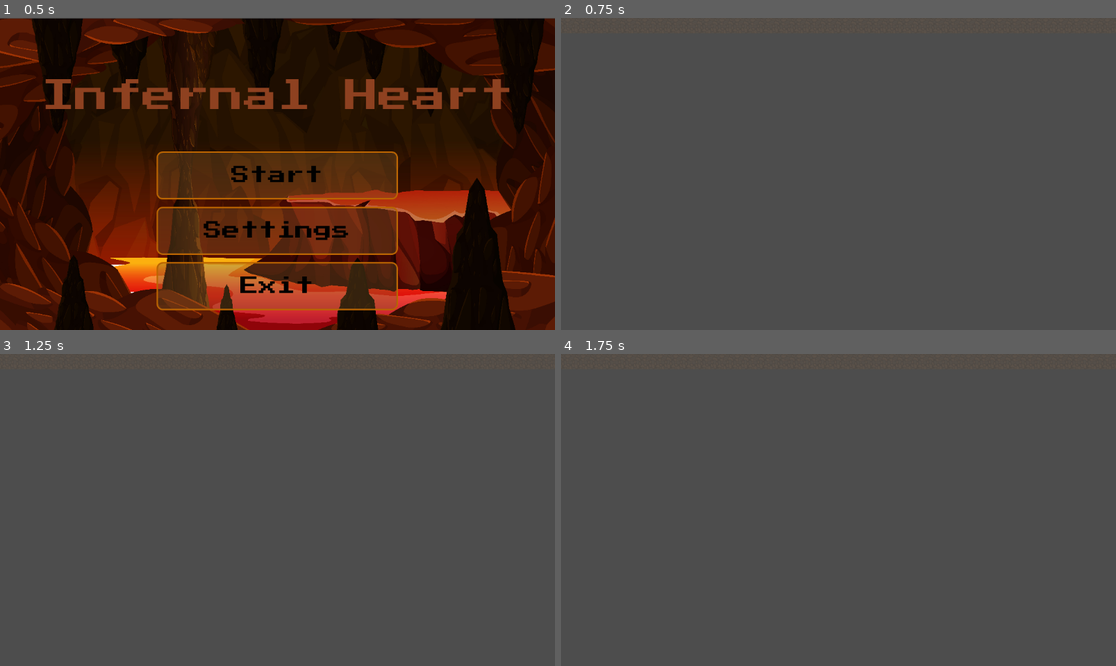
Above: before the commit, frames 1-4 (two rows, left to right).
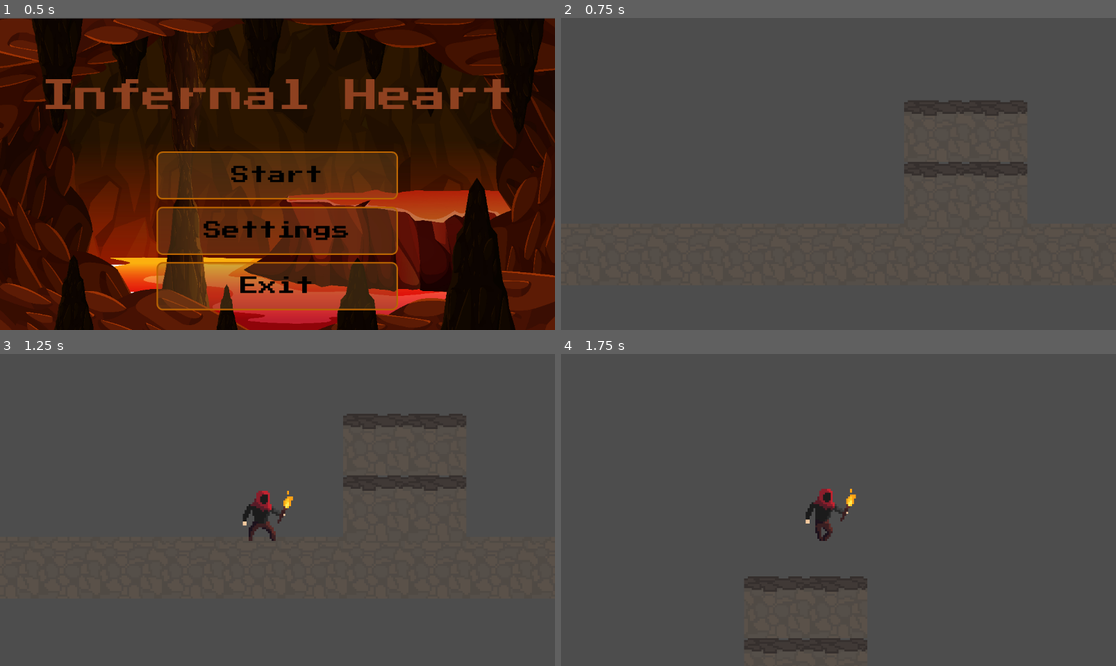
Above: after the commit, the same moments.

Repository: AffanKhan261/Godot_Campfire_Game_Repo
Game: Godot game, scene res://scenes/main_menu.tscn
Two runs of this game, one before a commit and one after it. Both use one fixed random seed, a clock stepped at 60 frames per second and the inputs below.
Inputs:
- Up to frame 1 (0.5 s): no input
- Up to frame 2 (0.75 s): click "Start" at 0.5 s
- Up to frame 3 (1.25 s): no input
- Up to frame 4 (1.75 s): tap Enter at 1.25 s; hold Right (move_right, bound only after the commit) from 1.28 s (still down); tap Space (jump, bound only after the commit) at 1.35, 1.52 s

Frame 1 is identical in both runs. In frame 2, 1.0% of the frame differs, in the area x 61-84%, y 26-52%; in frame 3, 1.6%; in frame 4, 1.6%, in the area x 33-56%, y 43-96%.

Commit message:
init
player

Diff:
--- a/project.godot
+++ b/project.godot
@@ -15,6 +15,28 @@
 config/features=PackedStringArray("4.6", "GL Compatibility")
 config/icon="res://icon.svg"
 
+[input]
+
+move_right={
+"deadzone": 0.2,
+"events": [Object(InputEventKey,"resource_local_to_scene":false,"resource_name":"","device":-1,"window_id":0,"alt_pressed":false,"shift_pressed":false,"ctrl_pressed":false,"meta_pressed":false,"pressed":false,"keycode":0,"physical_keycode":4194321,"key_label":0,"unicode":0,"location":0,"echo":false,"script":null)
+, Object(InputEventKey,"resource_local_to_scene":false,"resource_name":"","device":-1,"window_id":0,"alt_pressed":false,"shift_pressed":false,"ctrl_pressed":false,"meta_pressed":false,"pressed":false,"keycode":0,"physical_keycode":68,"key_label":0,"unicode":100,"location":0,"echo":false,"script":null)
+]
+}
+move_left={
+"deadzone": 0.2,
+"events": [Object(InputEventKey,"resource_local_to_scene":false,"resource_name":"","device":-1,"window_id":0,"alt_pressed":false,"shift_pressed":false,"ctrl_pressed":false,"meta_pressed":false,"pressed":false,"keycode":0,"physical_keycode":4194319,"key_label":0,"unicode":0,"location":0,"echo":false,"script":null)
+, Object(InputEventKey,"resource_local_to_scene":false,"resource_name":"","device":-1,"window_id":0,"alt_pressed":false,"shift_pressed":false,"ctrl_pressed":false,"meta_pressed":false,"pressed":false,"keycode":0,"physical_keycode":65,"key_label":0,"unicode":97,"location":0,"echo":false,"script":null)
+]
+}
+jump={
+"deadzone": 0.2,
+"events": [Object(InputEventKey,"resource_local_to_scene":false,"resource_name":"","device":-1,"window_id":0,"alt_pressed":false,"shift_pressed":false,"ctrl_pressed":false,"meta_pressed":false,"pressed":false,"keycode":0,"physical_keycode":32,"key_label":0,"unicode":32,"location":0,"echo":false,"script":null)
+, Object(InputEventKey,"resource_local_to_scene":false,"resource_name":"","device":-1,"window_id":0,"alt_pressed":false,"shift_pressed":false,"ctrl_pressed":false,"meta_pressed":false,"pressed":false,"keycode":0,"physical_keycode":4194320,"key_label":0,"unicode":0,"location":0,"echo":false,"script":null)
+, Object(InputEventKey,"resource_local_to_scene":false,"resource_name":"","device":-1,"window_id":0,"alt_pressed":false,"shift_pressed":false,"ctrl_pressed":false,"meta_pressed":false,"pressed":false,"keycode":0,"physical_keycode":87,"key_label":0,"unicode":119,"location":0,"echo":false,"script":null)
+]
+}
+
 [physics]
 
 3d/physics_engine="Jolt Physics"
--- a/scenes/level_1.tscn
+++ b/scenes/level_1.tscn
@@ -1,17 +1,23 @@
-[gd_scene format=3 uid="uid://ba8qsewiyulhx"]
+[gd_scene format=3 uid="uid://cx6g721i8viui"]
 
 [ext_resource type="Texture2D" uid="uid://b74m2xcn4mq25" path="res://assets/sprites/Top layer rock.png" id="1_014kd"]
+[ext_resource type="PackedScene" uid="uid://dg7iuundx53kx" path="res://scenes/player.tscn" id="1_bswci"]
 
 [sub_resource type="TileSetAtlasSource" id="TileSetAtlasSource_014kd"]
 texture = ExtResource("1_014kd")
 texture_region_size = Vector2i(32, 32)
 0:0/0 = 0
+0:0/0/physics_layer_0/polygon_0/points = PackedVector2Array(-16, -16, 16, -16, 16, 16, -16, 16)
 1:0/0 = 0
+1:0/0/physics_layer_0/polygon_0/points = PackedVector2Array(-16, -16, 16, -16, 16, 16, -16, 16)
 2:0/0 = 0
+2:0/0/physics_layer_0/polygon_0/points = PackedVector2Array(-16, -16, 16, -16, 16, 16, -16, 16)
 3:0/0 = 0
+3:0/0/physics_layer_0/polygon_0/points = PackedVector2Array(-16, -16, 16, -16, 16, 16, -16, 16)
 
 [sub_resource type="TileSet" id="TileSet_bswci"]
 tile_size = Vector2i(32, 32)
+physics_layer_0/collision_layer = 1
 sources/0 = SubResource("TileSetAtlasSource_014kd")
 
 [node name="level1" type="Node2D" unique_id=1894671635]
@@ -20,3 +26,9 @@
 tile_set = SubResource("TileSet_bswci")
 format = 2
 layer_0/tile_data = PackedInt32Array(65528, 0, 0, 65529, 0, 0, 65530, 0, 0, 65531, 0, 0, 65532, 0, 0, 65533, 0, 0, 6553 …(5619 unchanged characters)…
+
+[node name="Player" parent="." unique_id=1189760568 instance=ExtResource("1_bswci")]
+position = Vector2(-66, -38)
+
+[node name="Camera2D" type="Camera2D" parent="Player" unique_id=114658129]
+zoom = Vector2(4, 4)
--- a/scenes/player.tscn
+++ b/scenes/player.tscn
@@ -1,6 +1,8 @@
 [gd_scene format=3 uid="uid://dg7iuundx53kx"]
 
 [ext_resource type="Texture2D" uid="uid://fg4sdi4fp4x6" path="res://assets/Cave Explorer (Animated Pixel Art)/Animation Sprite Sheets (PNG)/IdleCaveExplorer-Sheet.png" id="1_3vyb7"]
+[ext_resource type="Script" uid="uid://cgahimwpsj87h" path="res://scripts/player.gd" id="1_g2els"]
+[ext_resource type="Texture2D" uid="uid://ddrf2e6hhcs00" path="res://assets/Cave Explorer (Animated Pixel Art)/Animation Sprite Sheets (PNG)/WalkingCaveExplorer-Sheet.png" id="3_qhqgy"]
 
 [sub_resource type="AtlasTexture" id="AtlasTexture_g2els"]
 atlas = ExtResource("1_3vyb7")
@@ -42,6 +44,42 @@
 atlas = ExtResource("1_3vyb7")
 region = Rect2(432, 0, 48, 32)
 
+[sub_resource type="AtlasTexture" id="AtlasTexture_3v2ag"]
+atlas = ExtResource("3_qhqgy")
+region = Rect2(0, 0, 48, 32)
+
+[sub_resource type="AtlasTexture" id="AtlasTexture_jej6c"]
+atlas = ExtResource("3_qhqgy")
+region = Rect2(48, 0, 48, 32)
+
+[sub_resource type="AtlasTexture" id="AtlasTexture_f1ej7"]
+atlas = ExtResource("3_qhqgy")
+region = Rect2(96, 0, 48, 32)
+
+[sub_resource type="AtlasTexture" id="AtlasTexture_oprun"]
+atlas = ExtResource("3_qhqgy")
+region = Rect2(144, 0, 48, 32)
+
+[sub_resource type="AtlasTexture" id="AtlasTexture_a8ls1"]
+atlas = ExtResource("3_qhqgy")
+region = Rect2(192, 0, 48, 32)
+
+[sub_resource type="AtlasTexture" id="AtlasTexture_qfm1y"]
+atlas = ExtResource("3_qhqgy")
+region = Rect2(240, 0, 48, 32)
+
+[sub_resource type="AtlasTexture" id="AtlasTexture_fulsm"]
+atlas = ExtResource("3_qhqgy")
+region = Rect2(288, 0, 48, 32)
+
+[sub_resource type="AtlasTexture" id="AtlasTexture_4r5pv"]
+atlas = ExtResource("3_qhqgy")
+region = Rect2(336, 0, 48, 32)
+
+[sub_resource type="AtlasTexture" id="AtlasTexture_60mlk"]
+atlas = ExtResource("3_qhqgy")
+region = Rect2(384, 0, 48, 32)
+
 [sub_resource type="SpriteFrames" id="SpriteFrames_3v2ag"]
 animations = [{
 "frames": [{
@@ -76,7 +114,44 @@
 "texture": SubResource("AtlasTexture_d2wvv")
 }],
 "loop": true,
-"name": &"default",
+"name": &"idle",
+"speed": 5.0
+}, {
+"frames": [],
+"loop": true,
+"name": &"jump",
+"speed": 5.0
+}, {
+"frames": [{
+"duration": 1.0,
+"texture": SubResource("AtlasTexture_3v2ag")
+}, {
+"duration": 1.0,
+"texture": SubResource("AtlasTexture_jej6c")
+}, {
+"duration": 1.0,
+"texture": SubResource("AtlasTexture_f1ej7")
+}, {
+"duration": 1.0,
+"texture": SubResource("AtlasTexture_oprun")
+}, {
+"duration": 1.0,
+"texture": SubResource("AtlasTexture_a8ls1")
+}, {
+"duration": 1.0,
+"texture": SubResource("AtlasTexture_qfm1y")
+}, {
+"duration": 1.0,
+"texture": SubResource("AtlasTexture_fulsm")
+}, {
+"duration": 1.0,
+"texture": SubResource("AtlasTexture_4r5pv")
+}, {
+"duration": 1.0,
+"texture": SubResource("AtlasTexture_60mlk")
+}],
+"loop": true,
+"name": &"walk",
 "speed": 5.0
 }]
 
@@ -84,11 +159,11 @@
 size = Vector2(18, 22)
 
 [node name="Player" type="CharacterBody2D" unique_id=1189760568]
+script = ExtResource("1_g2els")
 
 [node name="AnimatedSprite2D" type="AnimatedSprite2D" parent="." unique_id=1471948497]
 sprite_frames = SubResource("SpriteFrames_3v2ag")
-frame = 4
-frame_progress = 0.32700634
+animation = &"jump"
 
 [node name="CollisionShape2D" type="CollisionShape2D" parent="." unique_id=163301593]
 position = Vector2(-8, 3)
--- /dev/null
+++ b/scripts/player.gd
@@ -0,0 +1,34 @@
+extends CharacterBody2D
+
+@onready var animated_sprite: AnimatedSprite2D = $AnimatedSprite2D
+
+const SPEED = 300.0
+const JUMP_VELOCITY = -400.0
+
+
+func _physics_process(delta: float) -> void:
+	# Add the gravity.
+	if not is_on_floor():
+		velocity += get_gravity() * delta
+
+	# Handle jump.
+	if Input.is_action_just_pressed("jump") and is_on_floor():
+		velocity.y = JUMP_VELOCITY
+
+	# Get the input direction and handle the movement/deceleration.
+	# As good practice, you should replace UI actions with custom gameplay actions.
+	var direction := Input.get_axis("move_left", "move_right")
+	if direction:
+		velocity.x = direction * SPEED
+	else:
+		velocity.x = move_toward(velocity.x, 0, SPEED)
+
+	# Animations
+	if is_on_floor():
+		if direction == 0:
+			animated_sprite.play("idle")
+		else:
+			animated_sprite.play("walk")
+	else:
+		animated_sprite.play("jump")
+	move_and_slide()
Not shown, added: scripts/player.gd.uid
